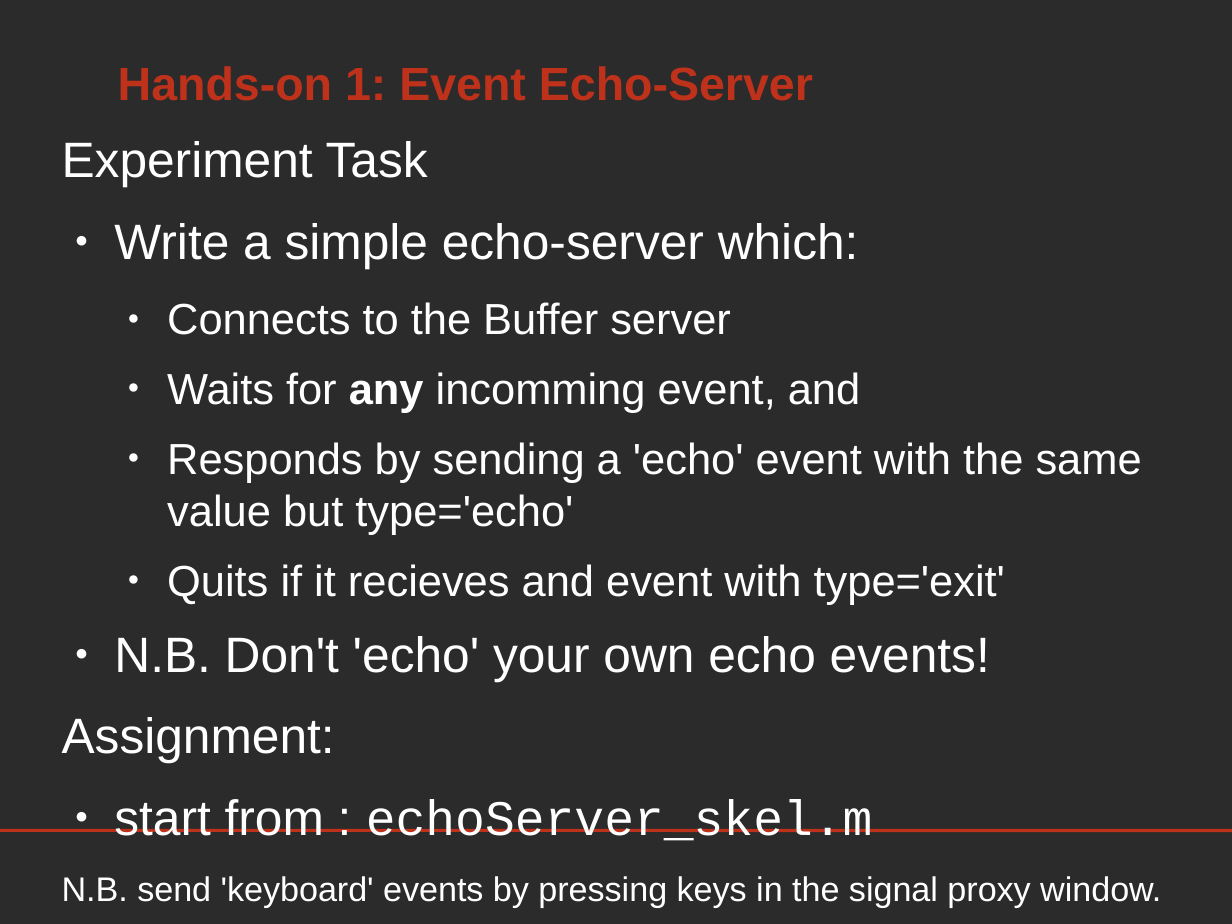
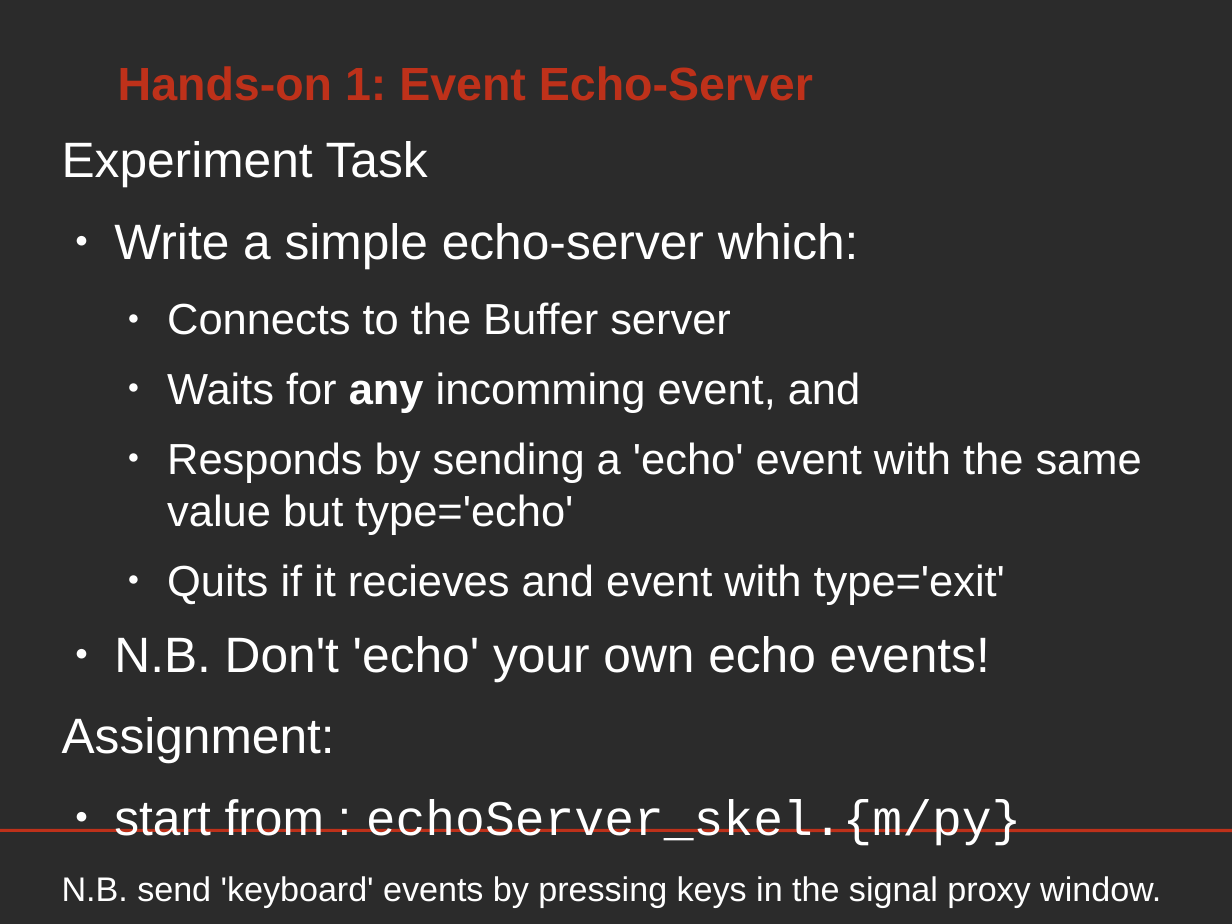
Before and after one commit to jadref/buffer_bci, a slide deck: slide 32 of tutorial/lect3-helloworld/HelloWorld_ERPViewer.odp (slide 31 before the commit). Drawn at 1232x924 pixels with LibreOffice and Linux fonts; fonts in the diff are those of the drawing; background and template pictures are left out; a plain dark background stands for a picture behind light text. Boxes give left, top, right and bottom in pixels: in the first picture for what was removed or moved away, otherwise in the second. Text is boxed around its words. In the diff, an @@ line names an element or a change of style, - is before the commit and + after.

```diff
--- a/tutorial/lect3-helloworld/HelloWorld_ERPViewer.odp
+++ b/tutorial/lect3-helloworld/HelloWorld_ERPViewer.odp
@@ text at box(114, 799, 1022, 846): text changed @@
-● start from : echoServer_skel.m
+● start from : echoServer_skel.{m/py}
```
Also in this commit, not shown: 7 other slides changed, 3 slides added, 1 other file.
